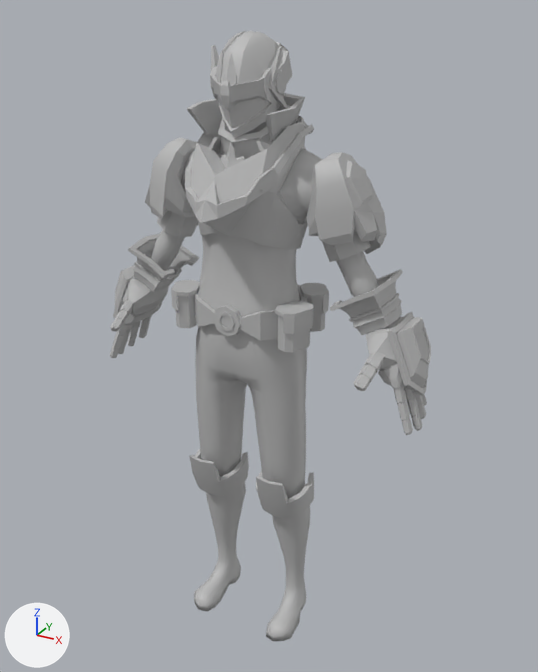
The FBX model Assets/MyGameAssets/Animation/Player/mochiman.fbx as it was, and as the next commit left it.
Both versions are drawn from a 50 mm camera at (1.133, -1.95, 2.121) aimed at (0.036, 0.046, 1.123). The axes (+X, +Y, +Z) are drawn at lower left. The lights are the same throughout. Where no turn or scale is listed for an object, it has been applied to the vertices. Vertices at the same position are counted once.

The scene before the commit, as lines of its bpy script (objects in view):
```python
me_mesh = bpy.data.meshes.new('Mesh')
me_mesh.from_pydata(...)  # 3875 vertices, 3844 faces; spans x -0.59..0.59, y -0.28..0.25, z 0.01..2.07
me_mesh.materials.append(mat_lambert2)  # grey #bcbcbc
ob_polysurface200 = bpy.data.objects.new('polySurface200', me_mesh)
ob_polysurface200.location = (0.0, 0.0, 0.0)
```
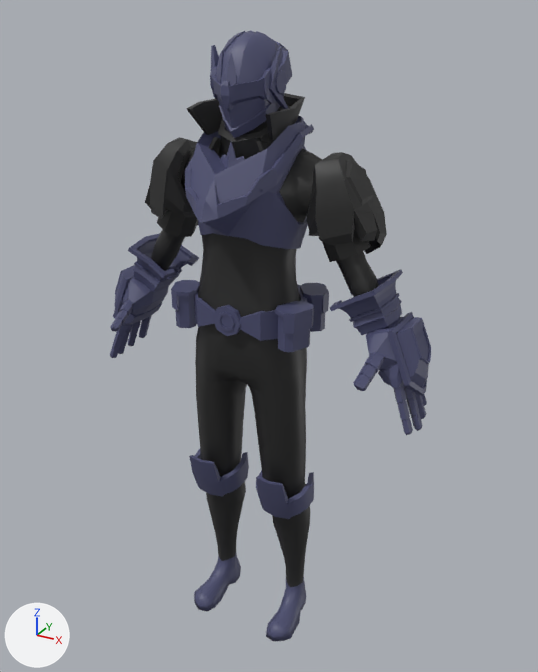
Location of each change, (x1, y1, x2, y2) in pixels of the pictures (538 x 672 px):
part 1 of me_mesh, cut back: (210, 53, 267, 102) in both
part 2 of me_mesh, recoloured (grey to blue): (110, 30, 431, 641) in both
part 3 of me_mesh, recoloured (grey to black): (145, 93, 387, 587) in both

The change, as a diff of the scene's bpy script:
```diff
--- a/Assets/MyGameAssets/Animation/Player/mochiman.fbx.py
+++ b/Assets/MyGameAssets/Animation/Player/mochiman.fbx.py
@@ mat_lambert3 @@
+mat_lambert3 = principled_material('lambert3')
+mat_lambert3.base_color = (0.0194, 0.0194, 0.0194)  # black #262626
@@ mat_metal @@
+mat_metal = principled_material('metal')
+mat_metal.base_color = (0.0753, 0.0795, 0.167)  # dark blue #4e5072
@@ me_mesh @@
 # used by ob_polysurface200; location = (0.0, 0.0, 0.0)
-me_mesh.from_pydata(...)  # 3875 vertices, 3844 faces; spans x -0.59..0.59, y -0.28..0.25, z 0.01..2.07
+me_mesh.from_pydata(...)  # 3870 vertices, 3832 faces; spans x -0.59..0.59, y -0.28..0.25, z 0.01..2.07
+# me_mesh part 1
+# 6 vertices are removed from x -0.08..0.08, y -0.09..-0.07, z 1.92..1.94
+# 30 faces are deleted
+# 2 vertices move from x -0.03..0.03, y 0.09, z 2.01 to x -0.04..0.04, y 0.1, z 2.01
+# 2 vertices are added at (-0.09, -0.03, 1.92), (0.09, -0.03, 1.92)
+# 18 new faces join them, mat_metal (dark blue #4e5072)
+# me_mesh part 2: 2718 faces spanning x -0.59..0.59, y -0.28..0.25, z 0.01..2.07 switch from mat_lambert2 (grey #bcbcbc) to mat_metal (dark blue #4e5072)
+# me_mesh part 3: 1092 faces spanning x -0.44..0.44, y -0.16..0.19, z 0.14..1.9 switch from mat_lambert2 (grey #bcbcbc) to mat_lambert3 (black #262626)
```
